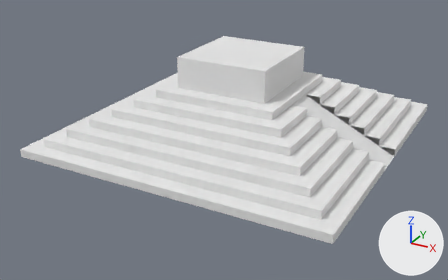
An edit to the Blender file tutorial/section3/Pyramid.blend, drawn before and after from the same camera.
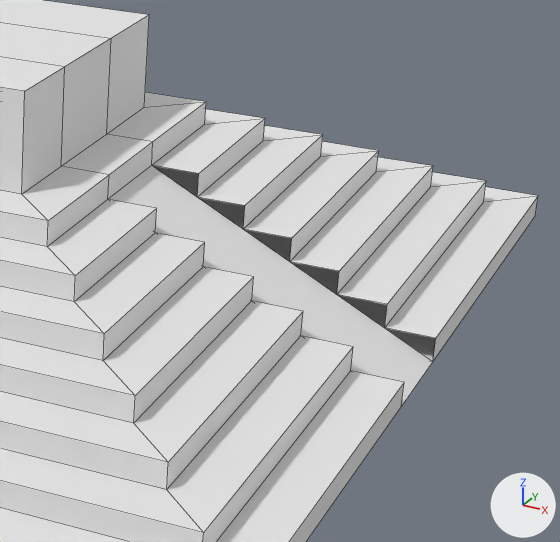
There are two pictures of each version: one whole from a camera (50 mm lens) standing at (34.96, -68.46, 32.46) and looking at (-0.68, -3.65, 0.05), one close up on the part from 57% to 97% of the width and 15% to 76% of the height. The axes (+X, +Y, +Z) are drawn at lower right. The lights are the same throughout. The close-ups show mesh edges as thin lines.

Objects in the first close-up: 'Pyramid'.
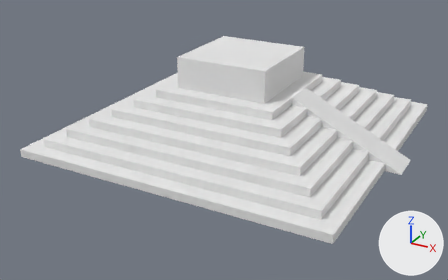
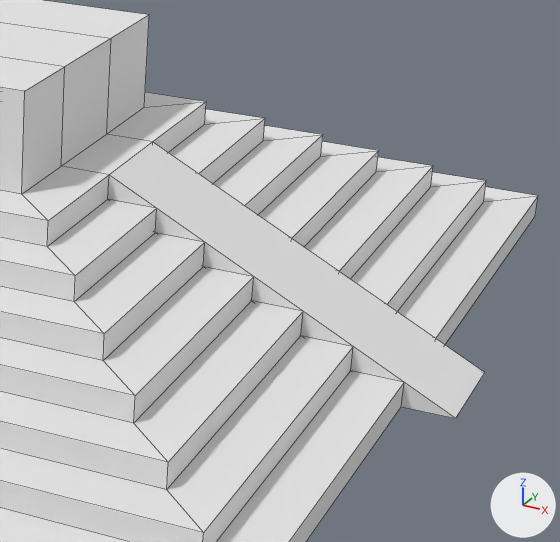
Commit message: Created ramp on pyramid

Pixel boxes (x1, y1, x2, y2) of what changed, in the close-ups (560 x 542 px):
part 1 of me_cube, built on: before (108, 142, 433, 406); after (108, 142, 485, 419)

The edits, one by one:
me_cube has 158 vertices, 144 faces and spans x -1.0..1.0, y -1.0..1.0, z 0.0..11.0.
me_cube is used by ob_pyramid; location (0.0, 0.0, 0.0); scale (20.0, 20.0, 1.0).
Verts and faces of me_cube; kept vertices keep their numbers, new ones are numbered from 158.
Before the commit, vertices of me_cube: 110 (1.0, 0.1, 0.0) at pixel (432, 361), 122 (0.4, 0.1, 6.0) at pixel (151, 165), 123 (0.4, 0.1, 7.0) at pixel (152, 141), 126 (1.0, -0.12, 0.0) at pixel (401, 406), 138 (0.4, -0.12, 6.0) at pixel (107, 199).
Before the commit, vertices of me_cube: 139 (0.4, -0.12, 7.0) at pixel (109, 174).
Part 1, on me_cube:
Faces deleted: (122, 123, 139, 138), (110, 126, 138, 122).
New vertex 158 is at (1.1, 0.1, 0.0), pixel (484, 372).
New vertex 159 is at (1.1, -0.12, 0.0), pixel (455, 418).
New faces: (122, 138, 139, 123), (123, 139, 159, 158), (126, 159, 139, 138), (110, 158, 159, 126), (110, 122, 123, 158).
